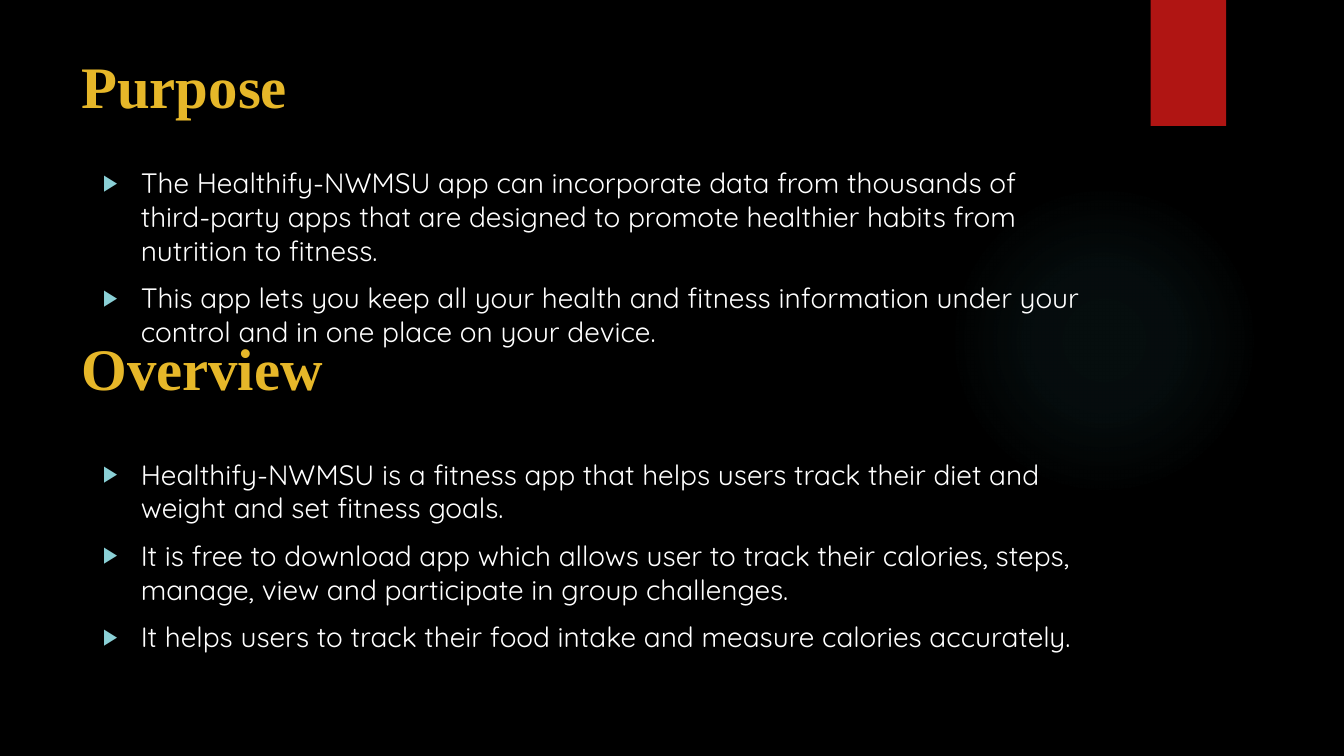
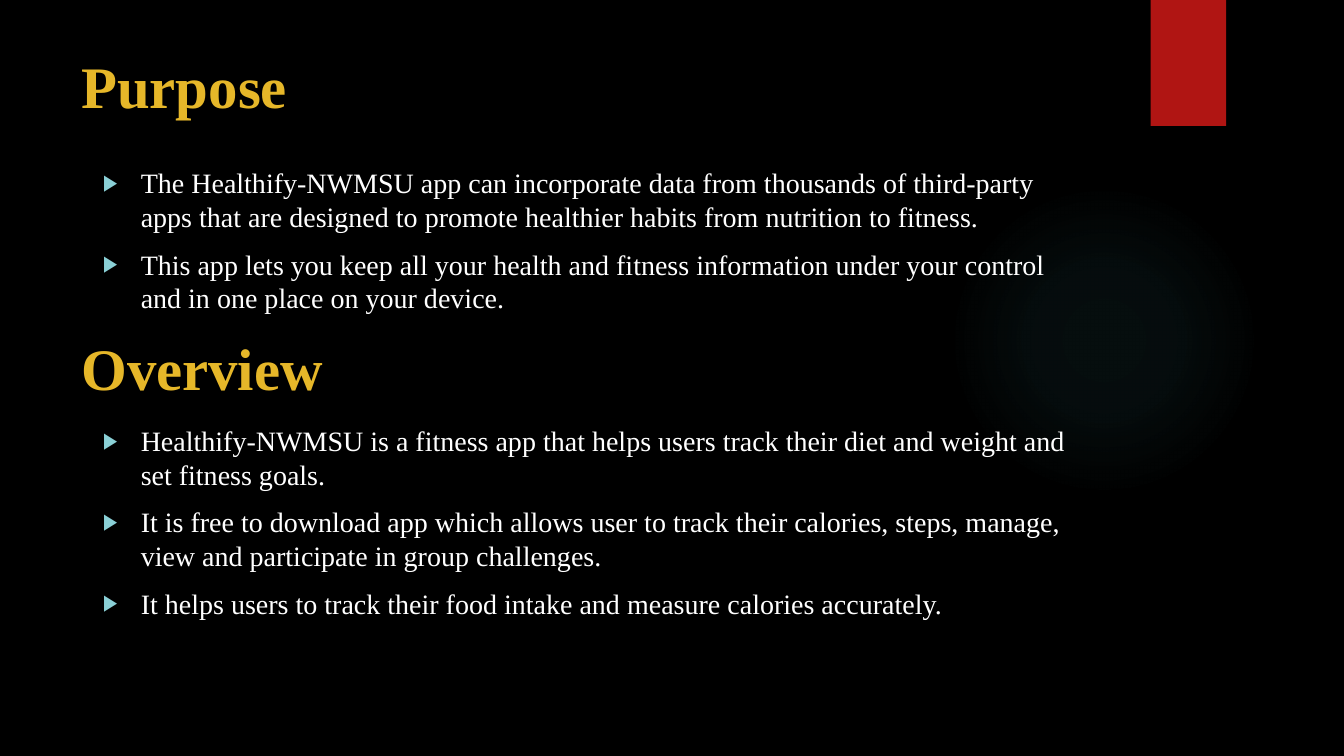
Before and after one commit to sowmyathogiti/Healthify, a slide deck: slide 3 of Healthify-NWMSU.pptx. Drawn at 1344x756 pixels with LibreOffice and Linux fonts; fonts in the diff are those of the drawing; background and template pictures are left out. Boxes give left, top, right and bottom in pixels: in the first picture for what was removed or moved away, otherwise in the second. Text is boxed around its words. In the diff, an @@ line names an element or a change of style, - is before the commit and + after.

```diff
--- a/Healthify-NWMSU.pptx
+++ b/Healthify-NWMSU.pptx
@@ text "The Healthify-NWMSU app can incorporate ..." at [141, 173, 1064, 619]: font Quicksand to Times New Roman @@
```
Also in this commit, not shown: 2 other slides changed, 1 slide added.
